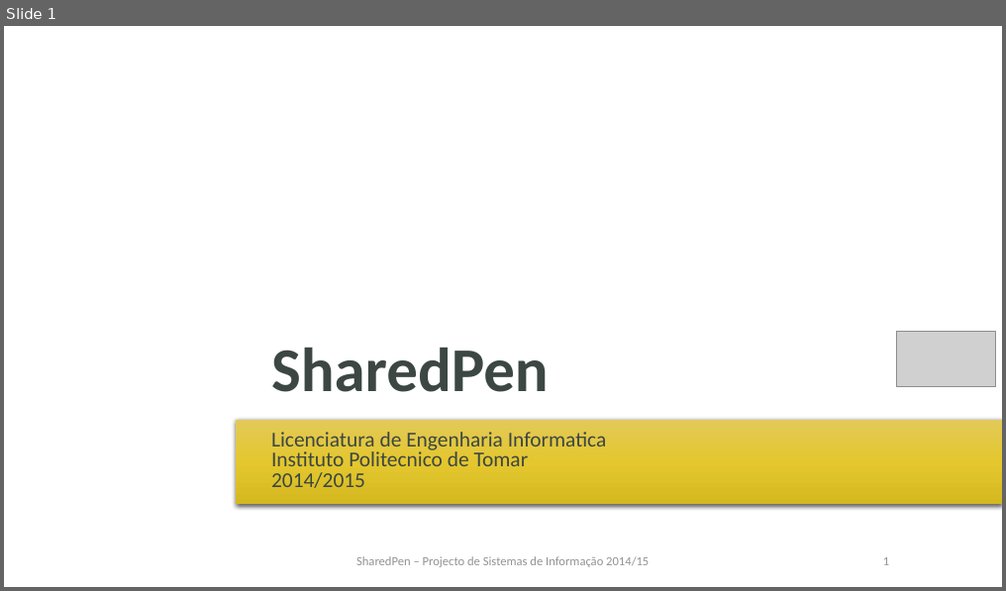
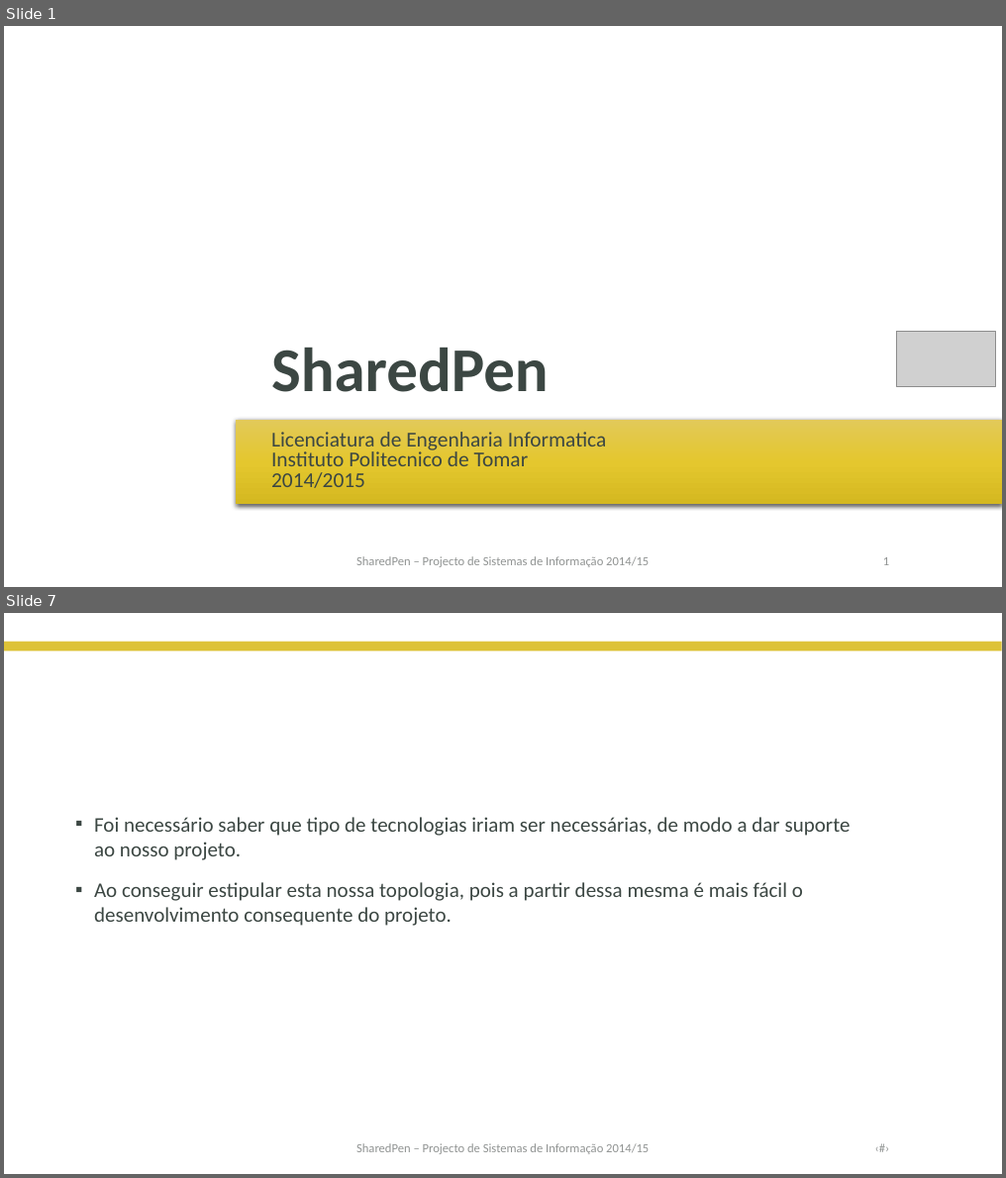
Before and after one commit to claudioRcarvalho/sharedpen_doc, a slide deck: Apresentação_professor_v1.pptx. Shown one above the other, each under a label of ours: slide 1 before the commit, slides 1 and 7 after it; the slides between them are not shown. The pictures are 1006x591 and 1006x1178 pixels, drawn with LibreOffice and Linux fonts; fonts in the diff are those of the drawing; grey boxes stand for pictures; background and template pictures are left out. Boxes give left, top, right and bottom in pixels: in the first picture for what was removed or moved away, otherwise in the second. Text is boxed around its words. In the diff, an @@ line names an element or a change of style, - is before the commit and + after.

```diff
--- a/Apresentação_professor_v1.pptx
+++ b/Apresentação_professor_v1.pptx
@@ slide 7 added at (4,613,1002,1174), background #FFFFFF @@
@@ rectangle added at (4,642,1002,652), fill #DDC237 @@
@@ text added at (94,817,850,926), 20 pt, text #3C4743 @@
+▪ Foi necessário saber que tipo de tecnologias iriam ser necessárias, de modo a dar suporte ao nosso projeto.
+▪ Ao conseguir estipular esta nossa topologia, pois a partir dessa mesma é mais fácil o desenvolvimento consequente do projeto.
@@ title added at (173,842,241,861), 30 pt, text #FFFFFF @@
+Projeto 2/2
@@ text added at (356,1144,648,1155), 12 pt, text #929594 @@
+SharedPen – Projecto de Sistemas de Informação 2014/15
@@ text added at (737,1134,897,1163), 12 pt, text #929594 @@
+‹#›
```
Also in this commit, not shown: 3 slides changed, 4 other slides added.
